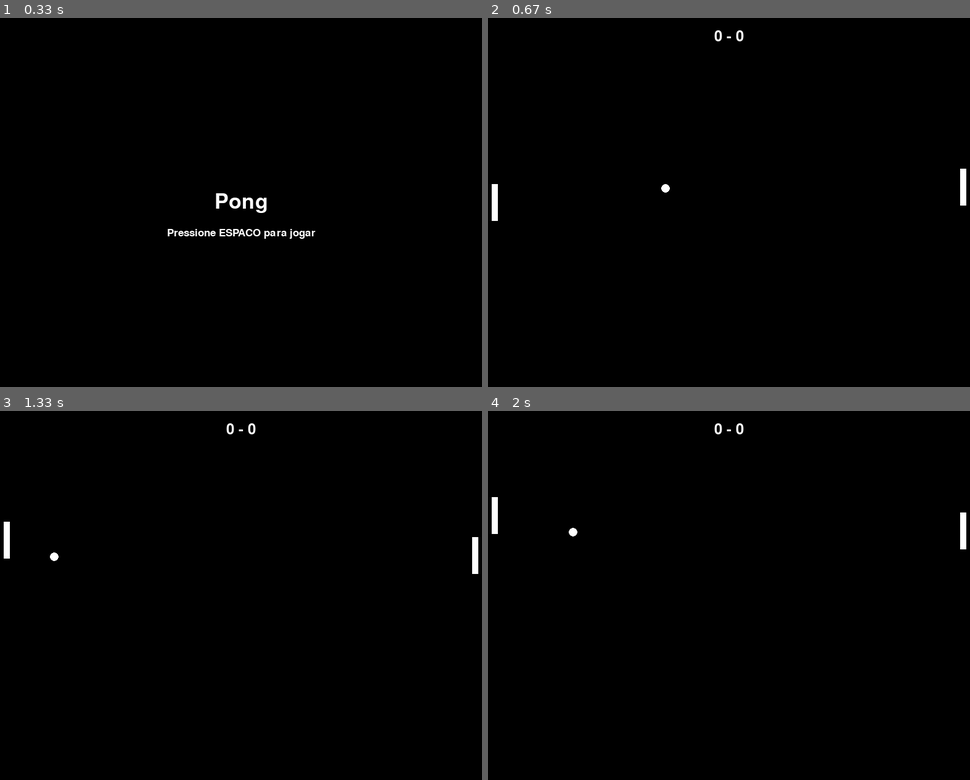
Above: before the commit, frames 1-4 (two rows, left to right).
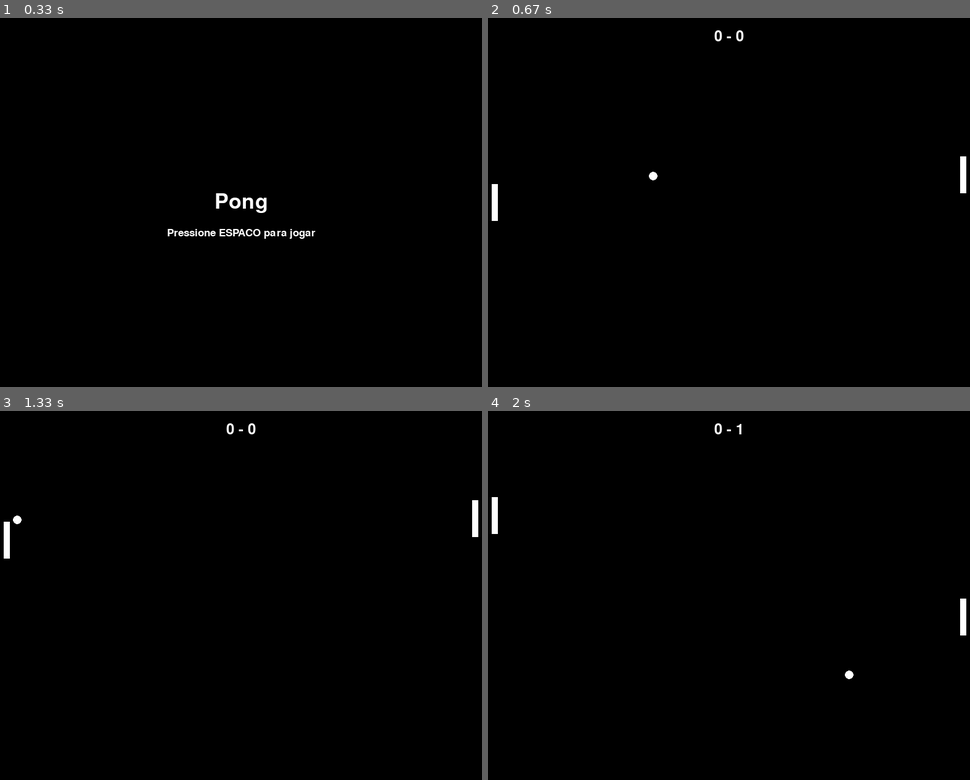
Above: after the commit, the same moments.

Repository: EduardoGiasson/PYGAME
Game: pygame game, started from pong.py
Two runs of this game, one before a commit and one after it. Both use one fixed random seed, a clock stepped at 60 frames per second and the inputs below.
Inputs:
- Up to frame 1 (0.33 s): no input
- Up to frame 2 (0.67 s): tap Space at 0.33 s
- Up to frame 3 (1.33 s): hold Up 0.67-1.13 s; tap Space at 0.73, 1.03, 1.23 s; hold Down from 1.17 s (still down)
- Up to frame 4 (2 s): release Down at 1.47 s; hold Up 1.5-1.87 s; tap Space at 1.57, 1.97 s; hold Down from 1.9 s (still down)

Frame 1 is identical in both runs. In frame 2, 0.1% of the frame differs, in the area x 33-100%, y 37-51%; in frame 3, 0.3%; in frame 4, 0.4%, in the area x 16-100%, y 3-73%.

Commit message:
Adicionando sons TASK2

Diff:
--- a/pong.py
+++ b/pong.py
@@ -57,19 +57,24 @@
     def reset(self):
         self.x = Config.LARGURA//2 - JogoConfig.TAMANHO_BOLA//2
         self.y = Config.ALTURA//2 - JogoConfig.TAMANHO_BOLA//2
-        self.vel_x = random.choice([-5, 5])
-        self.vel_y = random.choice([-5, -4, -3, -2, -1, 1, 2, 3, 4, 5])
+        self.vel_x = random.choice([-6, 6])
+        self.vel_y = random.choice([-4, -3, -2, 2, 3, 4])
 
     def mover(self):
         self.x += self.vel_x
         self.y += self.vel_y
 
         if self.y <= 0 or self.y >= Config.ALTURA - JogoConfig.TAMANHO_BOLA:
-            self.vel_y = -self.vel_y
+            self.vel_y = -self.vel_y + random.randint(-4, 4)
 
     def colisao(self, player1, player2):
         if self.get_rect().colliderect(player1.get_rect()) or self.get_rect().colliderect(player2.get_rect()):
-            self.vel_x = -self.vel_x
+
+            self.vel_x = -self.vel_x * 1.1
+            self.vel_y += random.randint(-5, 5)
+
+            if abs(self.vel_y) > 10:
+                self.vel_y = 10 if self.vel_y > 0 else -10
 
     def desenhar(self, tela):
         pygame.draw.circle(tela, Cores.BRANCO, (self.x, self.y), JogoConfig.TAMANHO_BOLA)
@@ -133,14 +138,12 @@
             score_player2 += 1
             bola.reset()
             if score_player2 >= 2:
-                print("Player 2 venceu!")
                 return True
 
         if bola.x >= Config.LARGURA - JogoConfig.TAMANHO_BOLA:
             score_player1 += 1
             bola.reset()
             if score_player1 >= 10:
-                print("Player 1 venceu!")
                 return True
 
         keys = pygame.key.get_pressed()
